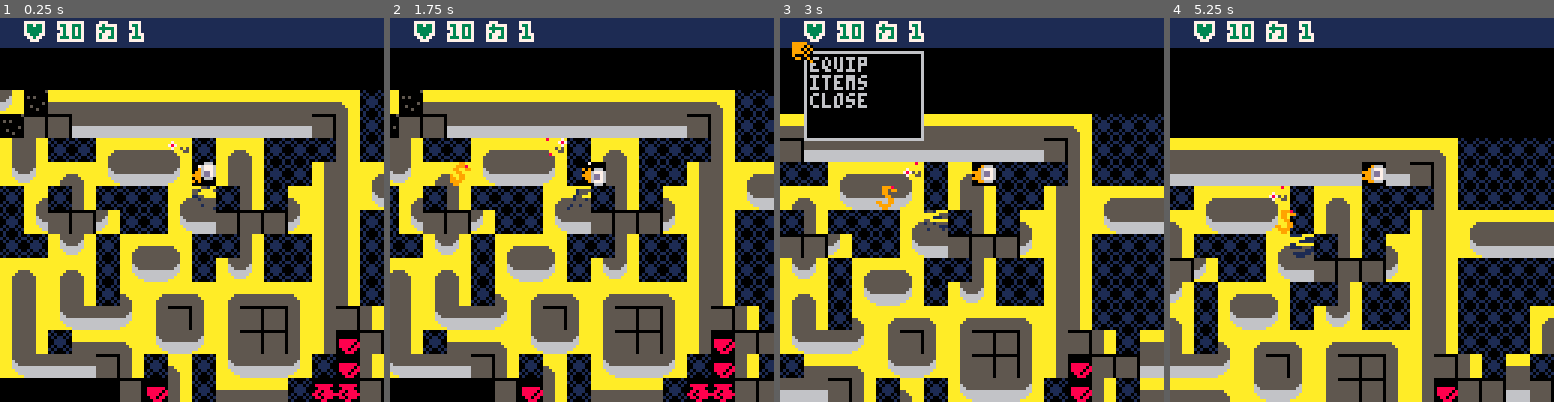
Above: before the commit, frames 1-4 (left to right).
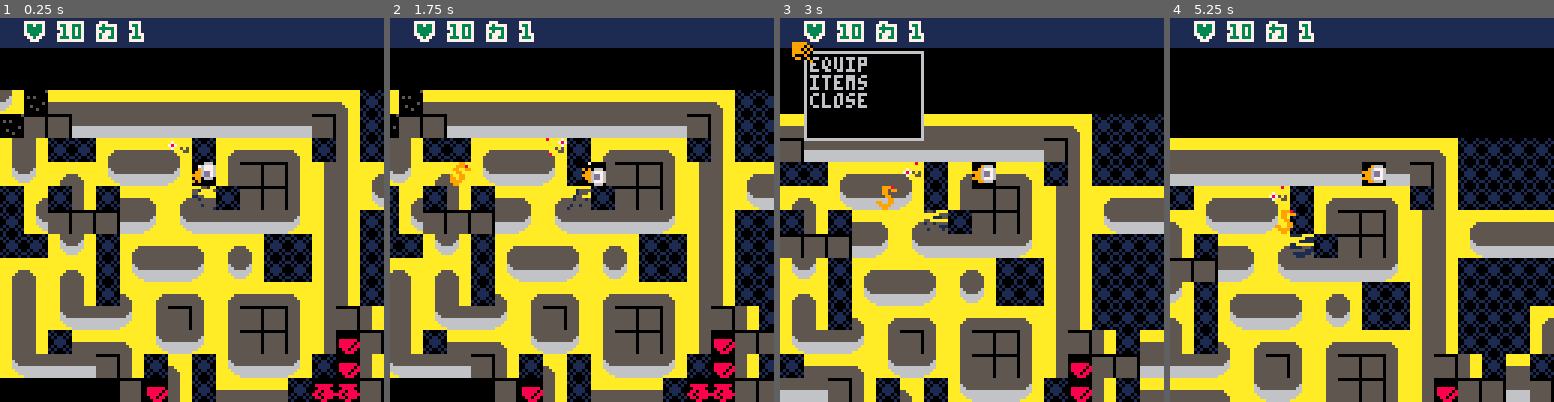
Above: after the commit, the same moments.

Repository: chebastian/picoabyss
Game: PICO-8 cartridge rouge.p8
Same seed, same stepped clock (60 frames per second), same inputs: the game is played once before the commit and once after it.
Inputs:
- Up to frame 1 (0.25 s): no input
- Up to frame 2 (1.75 s): tap X (X key) at 0.33, 1.07 s; tap O (Z key) at 0.7, 1.7 s; hold Right from 1.6 s (still down)
- Up to frame 3 (3 s): tap X (X key) at 1.85, 2.97 s; release Right at 2.1 s; tap O (Z key) at 2.1, 2.5, 2.9 s; hold Up 2.15-2.42 s; hold Right from 2.47 s (still down)
- Up to frame 4 (5.25 s): release Right at 3.03 s; hold Left 3.08-3.58 s; tap O (Z key) every 0.4 s from 3.3 to 4.9 s; hold Down 3.63-3.97 s; hold Right 4.02-4.68 s; tap X (X key) at 4.08, 5.2 s; hold Up 4.73-5.03 s; hold Left from 5.08 s (still down)

The runs differ from the first frame. In frame 1, 6.8% of the frame differs, in the area x 25-82%, y 31-69%; in frame 2, 6.8%; in frame 3, 6.7%; in frame 4, 6.8%.

Commit message:
test corners all right

Diff:
--- a/rouge.p8
+++ b/rouge.p8
@@ -2449,11 +2449,11 @@
 0102030505050505050505050505050505050505050505050505050505050000000000000000000000000000000000000000000000000000000000000000000000000000000000000000000000000000000000000000000000000000000000000000000000000000000000000000000000000000000000000000000000000000
 020101010b0b0b0b0b0b01010101010505050505050505050505050505050000000000000000000000000000000000000000000000000000000000000000000000000000000000000000000000000000000000000000000000000000000000000000000000000000000000000000000000000000000000000000000000000000
 0301050505050505050505050505010505050505050505050505050505050000000000000000000000000000000000000000000000000000000000000000000000000000000000000000000000000000000000000000000000000000000000000000000000000000000000000000000000000000000000000000000000000000
-0501050505010101050501050505010505050505010101010101010105050000000000000000000000000000000000000000000000000000000000000000000000000000000000000000000000000000000000000000000000000000000000000000000000000000000000000000000000000000000000000000000000000000
-0505050105050505050501050505010501090101010505050505050105050000000000000000000000000000000000000000000000000000000000000000000000000000000000000000000000000000000000000000000000000000000000000000000000000000000000000000000000000000000000000000000000000000
-0505010101050505010101010105010505050505010505050505050105050000000000000000000000000000000000000000000000000000000000000000000000000000000000000000000000000000000000000000000000000000000000000000000000000000000000000000000000000000000000000000000000000000
-0505050105050505050501050505010505050505090505050505050105050000000000000000000000000000000000000000000000000000000000000000000000000000000000000000000000000000000000000000000000000000000000000000000000000000000000000000000000000000000000000000000000000000
-0005050505050101050501050505010505050505010901010101010105050000000000000000000000000000000000000000000000000000000000000000000000000000000000000000000000000000000000000000000000000000000000000000000000000000000000000000000000000000000000000000000000000000
+0501050505010101050501010105010505050505010101010101010105050000000000000000000000000000000000000000000000000000000000000000000000000000000000000000000000000000000000000000000000000000000000000000000000000000000000000000000000000000000000000000000000000000
+0505050105050505050501010105010501090101010505050505050105050000000000000000000000000000000000000000000000000000000000000000000000000000000000000000000000000000000000000000000000000000000000000000000000000000000000000000000000000000000000000000000000000000
+0505010101010105010101010105010505050505010505050505050105050000000000000000000000000000000000000000000000000000000000000000000000000000000000000000000000000000000000000000000000000000000000000000000000000000000000000000000000000000000000000000000000000000
+0505050105050505050505050505010505050505090505050505050105050000000000000000000000000000000000000000000000000000000000000000000000000000000000000000000000000000000000000000000000000000000000000000000000000000000000000000000000000000000000000000000000000000
+0005050505050101010501050505010505050505010901010101010105050000000000000000000000000000000000000000000000000000000000000000000000000000000000000000000000000000000000000000000000000000000000000000000000000000000000000000000000000000000000000000000000000000
 0001050105050505050505050505010505050501010505050501050505050000000000000000000000000000000000000000000000000000000000000000000000000000000000000000000000000000000000000000000000000000000000000000000000000000000000000000000000000000000000000000000000000000
 0001050101010501010501010105010105050501010101010501050505000000000000000000000000000000000000000000000000000000000000000000000000000000000000000000000000000000000000000000000000000000000000000000000000000000000000000000000000000000000000000000000000000000
 00010505050505010105010101050f0101010101010101010501050505000000000000000000000000000000000000000000000000000000000000000000000000000000000000000000000000000000000000000000000000000000000000000000000000000000000000000000000000000000000000000000000000000000
